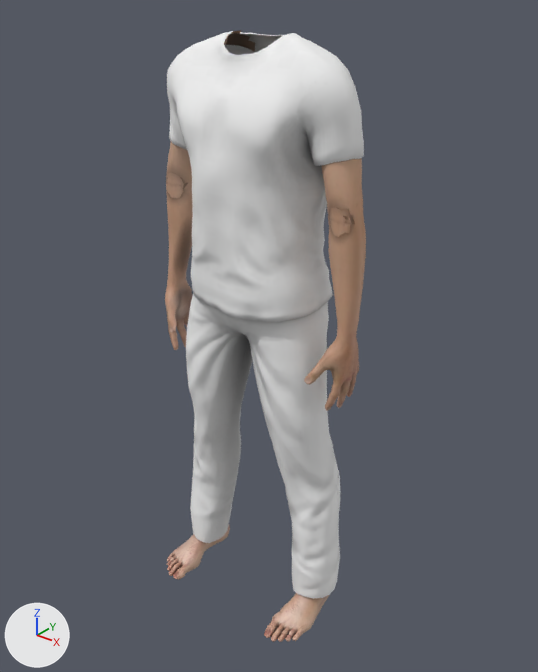
What one commit did to the glTF model public/models/patient03/body.glb.
Rendered twice from a camera (50 mm lens) standing at (1.003, -1.229, 1.488) and looking at (0.027, -0.009, 0.731). Every picture has the same lights, and +X, +Y and +Z are marked at lower left. The older version comes first. Vertices at exactly the same position are counted once.

The older version as bpy lines, for what is in view:
```python
me_patient_body_skin = bpy.data.meshes.new('patient_body_skin')
me_patient_body_skin.from_pydata(...)  # 6627 vertices, 13080 faces; spans x -0.271..0.271, y -0.188..0.058, z 0.0..1.385
me_patient_body_skin.materials.append(mat_patient_skin)  # picture img_patient03_body_skin
me_patient_pants = bpy.data.meshes.new('patient_pants')
me_patient_pants.from_pydata(...)  # 886 vertices, 1712 faces; spans x -0.23..0.235, y -0.119..0.107, z 0.06..0.93
me_patient_pants.materials.append(mat_patient_pants)
me_patient_shirt = bpy.data.meshes.new('patient_shirt')
me_patient_shirt.from_pydata(...)  # 2822 vertices, 5456 faces; spans x -0.253..0.244, y -0.146..0.111, z 0.827..1.386
me_patient_shirt.materials.append(mat_patient_shirt)
ob_patient_body_skin = bpy.data.objects.new('patient_body_skin', me_patient_body_skin)
ob_patient_body_skin.location = (0.0, 0.0, 0.0)
ob_patient_pants = bpy.data.objects.new('patient_pants', me_patient_pants)
ob_patient_pants.location = (0.0, 0.0, 0.0)
ob_patient_shirt = bpy.data.objects.new('patient_shirt', me_patient_shirt)
ob_patient_shirt.location = (0.0, 0.0, 0.0)
```
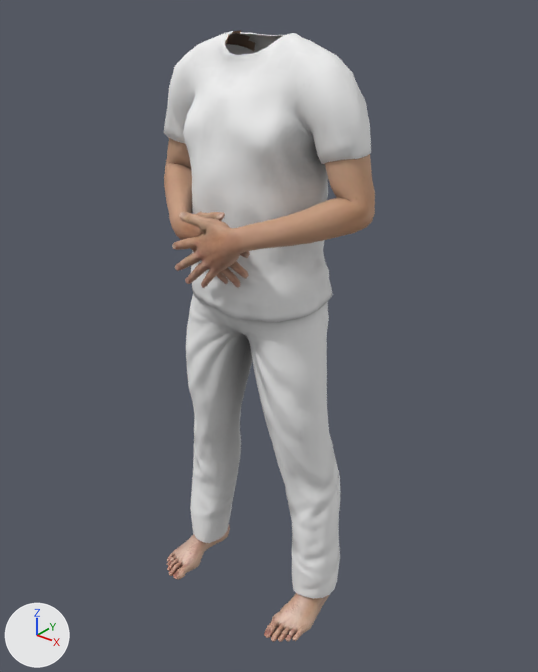
Changed parts and their boxes [x1, y1, x2, y2] in the pictures (538 x 672 px; the box of a moved part takes in the faces that stretch with it):
'patient_shirt', reshaped: before [167, 31, 364, 322]; after [164, 31, 371, 322]
'patient_body_skin', reshaped: before [165, 30, 366, 642]; after [164, 30, 375, 642]
part 1 of me_patient_body_skin, moved or reshaped: before [165, 34, 366, 411]; after [164, 34, 375, 288]
part 2 of me_patient_body_skin, surface changed: before [170, 281, 189, 335]; after [179, 218, 237, 283]
part 3 of me_patient_shirt, moved or reshaped: before [167, 32, 364, 176]; after [164, 32, 371, 176]

The change in detail:
me_patient_body_skin is used by ob_patient_body_skin; location (0.0, 0.0, 0.0).
me_patient_body_skin had 6627 vertices, 13080 faces and spanned x -0.271..0.271, y -0.188..0.058, z 0.0..1.385.
me_patient_body_skin now has 6627 vertices, 13080 faces and spans x -0.282..0.281, y -0.22..0.058, z 0.0..1.385.
me_patient_body_skin part 1: 4223 of 6627 vertices moved; they spanned x -0.271..0.271, y -0.101..0.058, z 0.621..1.377 and now span x -0.282..0.281, y -0.22..0.058, z 0.905..1.377; mean shift (0.009, -0.129, 0.225); largest move (-0.242, 0.02, 0.647) -> (0.016, -0.174, 1.063).
me_patient_body_skin part 2: 85 kept faces spanning x -0.274..0.074, y -0.184..0.017, z 0.906..1.086 get new texture (UV) coordinates.
me_patient_shirt is used by ob_patient_shirt; location (0.0, 0.0, 0.0).
me_patient_shirt had 2822 vertices, 5456 faces and spanned x -0.253..0.244, y -0.146..0.111, z 0.827..1.386.
me_patient_shirt now has 2822 vertices, 5456 faces and spans x -0.267..0.26, y -0.146..0.111, z 0.827..1.386.
me_patient_shirt part 3: 1106 vertices moved from x -0.231..0.244, y -0.132..0.103, z 1.114..1.385 to x -0.242..0.26, y -0.131..0.104, z 1.114..1.385; 275 vertices removed from x -0.253..0.234, y -0.066..0.066, z 1.14..1.312; 275 vertices added at x -0.267..0.26, y -0.064..0.068, z 1.141..1.303.
